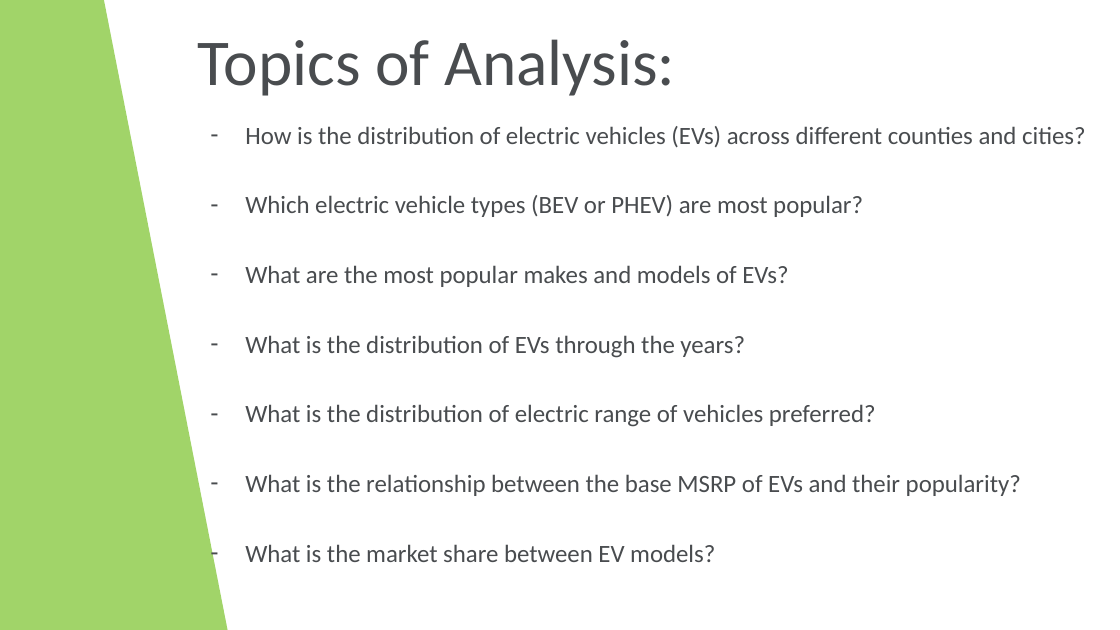
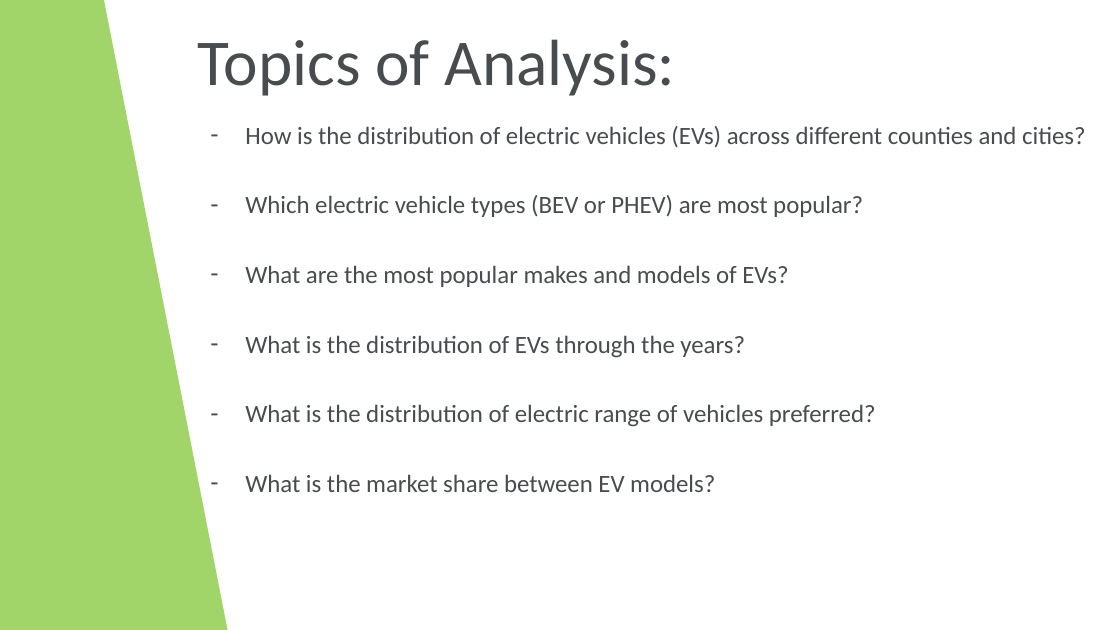
Before and after one commit to dimfrd/Electric-Vehicles-EDA, a slide deck: slide 2 of Presentation/Electric Vehicles in Washington - Presentation.pptx. Drawn at 1120x630 pixels with LibreOffice and Linux fonts; fonts in the diff are those of the drawing; background and template pictures are left out. Boxes give left, top, right and bottom in pixels: in the first picture for what was removed or moved away, otherwise in the second. Text is boxed around its words. In the diff, an @@ line names an element or a change of style, - is before the commit and + after.

Commit message:
fix

```diff
--- a/Presentation/Electric Vehicles in Washington - Presentation.pptx
+++ b/Presentation/Electric Vehicles in Washington - Presentation.pptx
@@ text at bbox=[245, 474, 1021, 496]: paragraph removed @@
-– What is the relationship between the base MSRP of EVs and their popularity?
```
